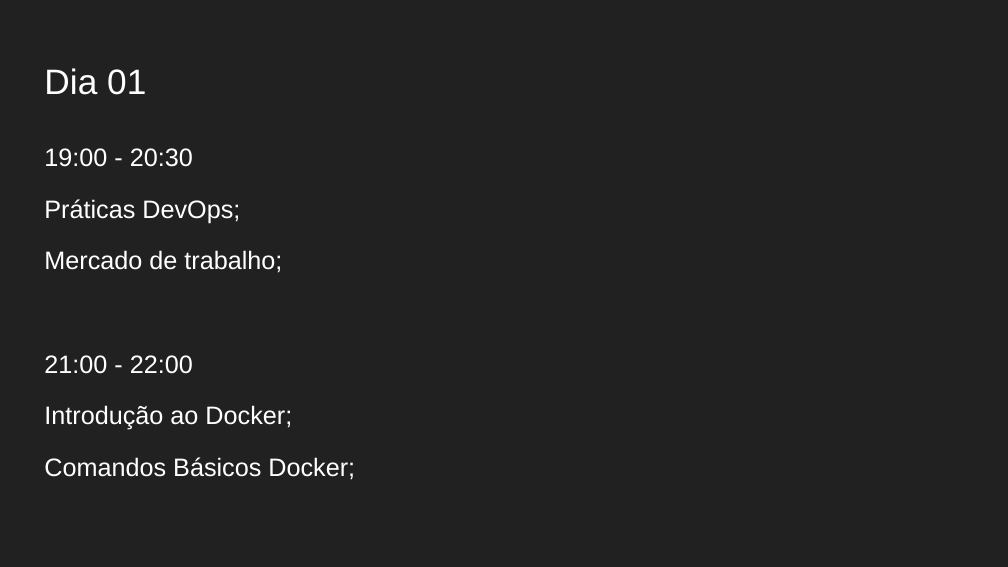
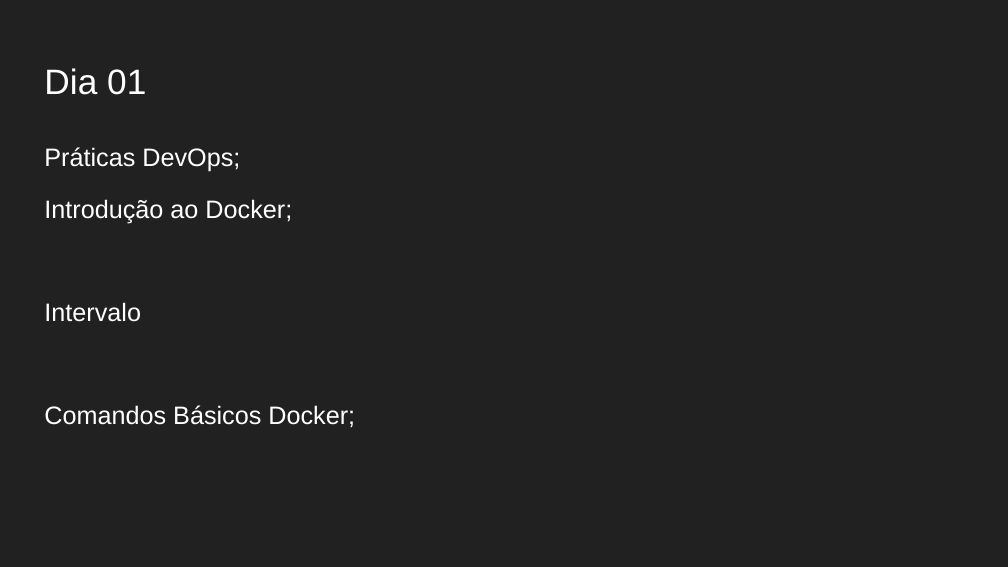
Before and after one commit to Gabrielgsn30/seminarios-docker-monitoramento, a slide deck: slide 4 of APRESENTAÇÃO/Práticas DevOps com Docker e Monitoramento do Ambiente.pptx. Drawn at 1008x567 pixels with LibreOffice and Linux fonts; fonts in the diff are those of the drawing. Boxes give left, top, right and bottom in pixels: in the first picture for what was removed or moved away, otherwise in the second. Text is boxed around its words. In the diff, an @@ line names an element or a change of style, - is before the commit and + after.

```diff
--- a/APRESENTAÇÃO/Práticas DevOps com Docker e Monitoramento do Ambiente.pptx
+++ b/APRESENTAÇÃO/Práticas DevOps com Docker e Monitoramento do Ambiente.pptx
@@ text at box(44, 148, 193, 167): paragraph removed @@
-19:00 - 20:30
@@ text at box(44, 250, 282, 374): paragraphs removed @@
-Mercado de trabalho;
-21:00 - 22:00
@@ text at box(44, 302, 141, 322): paragraph added @@
+Intervalo
```
Also in this commit, not shown: 5 other slides changed, 2 other files.
